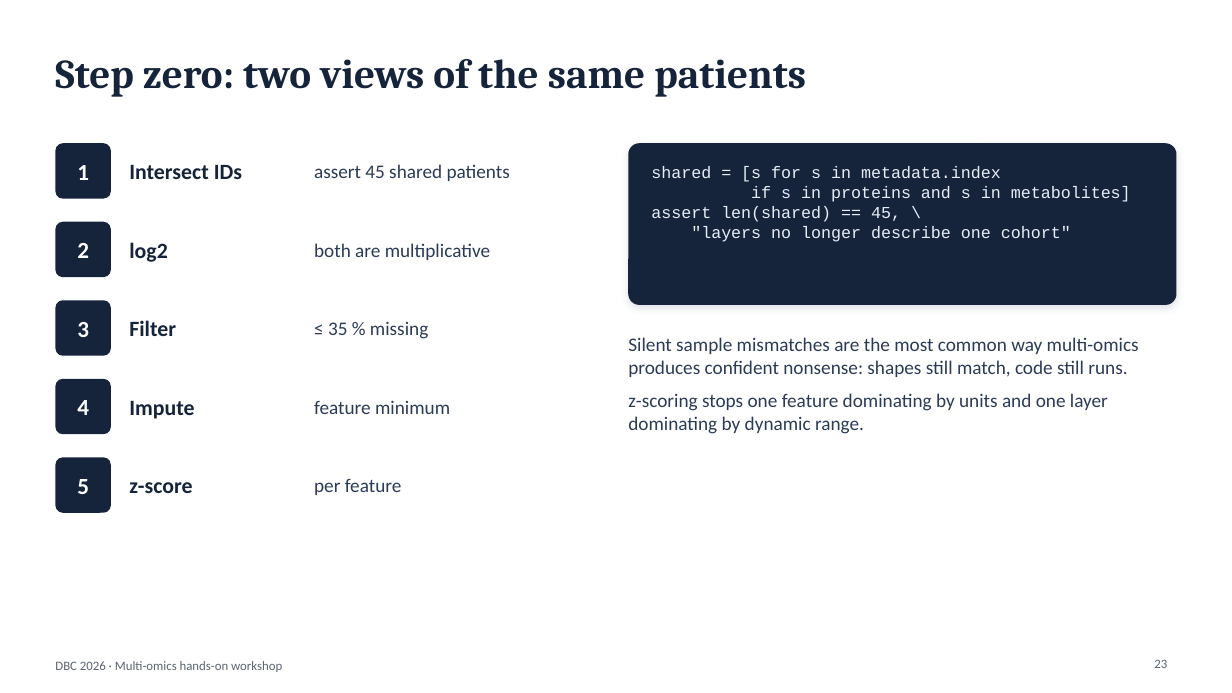
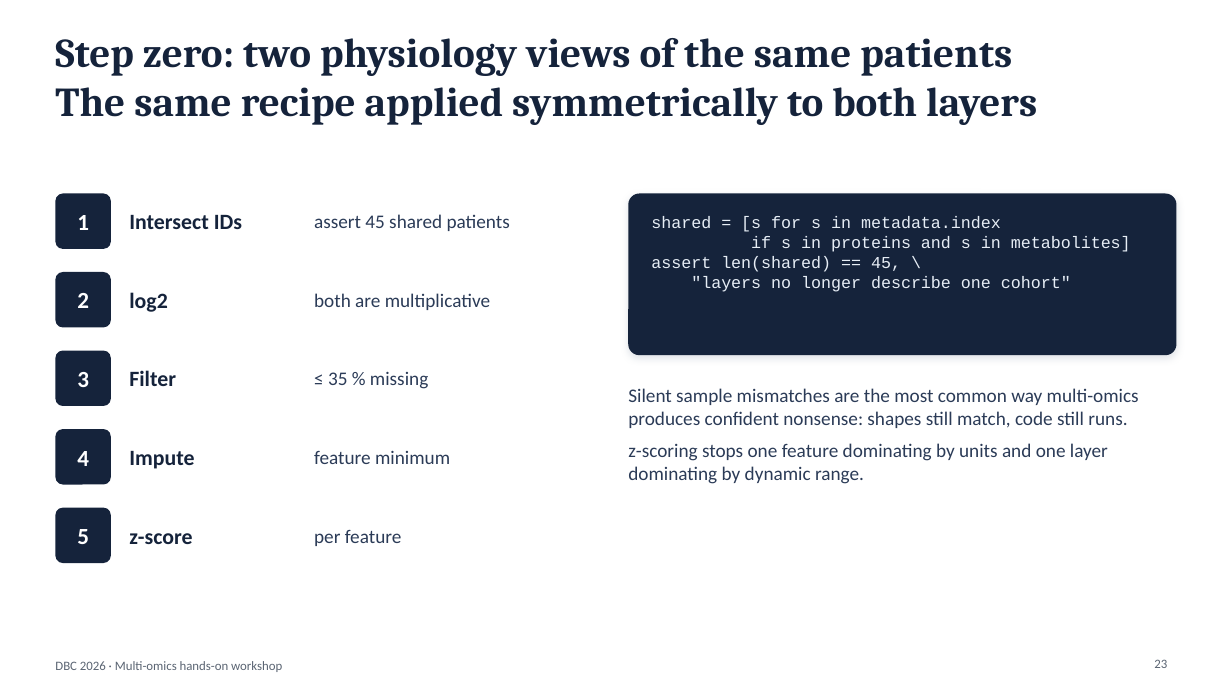
Before and after one commit to biosustain/dsp_multiomics_workshop, a slide deck: slide 23 of slides/01_workshop_introduction.pptx. Drawn at 1232x693 pixels with LibreOffice and Linux fonts; fonts in the diff are those of the drawing. Boxes give left, top, right and bottom in pixels: in the first picture for what was removed or moved away, otherwise in the second. Text is boxed around its words. In the diff, an @@ line names an element or a change of style, - is before the commit and + after.

```diff
--- a/slides/01_workshop_introduction.pptx
+++ b/slides/01_workshop_introduction.pptx
@@ title at [55, 38, 1037, 125]: text changed @@
-Step zero: two views of the same patients
+Step zero: two physiology views of the same patients
+The same recipe applied symmetrically to both layers
@@ 17 texts, 6 rounded rectangles: place and size @@
-17 texts, 6 rounded rectangles at [55, 143, 1177, 513]
+17 texts, 6 rounded rectangles at [55, 193, 1177, 563]
```
Also in this commit, not shown: 9 other slides changed, 1 slide removed.
